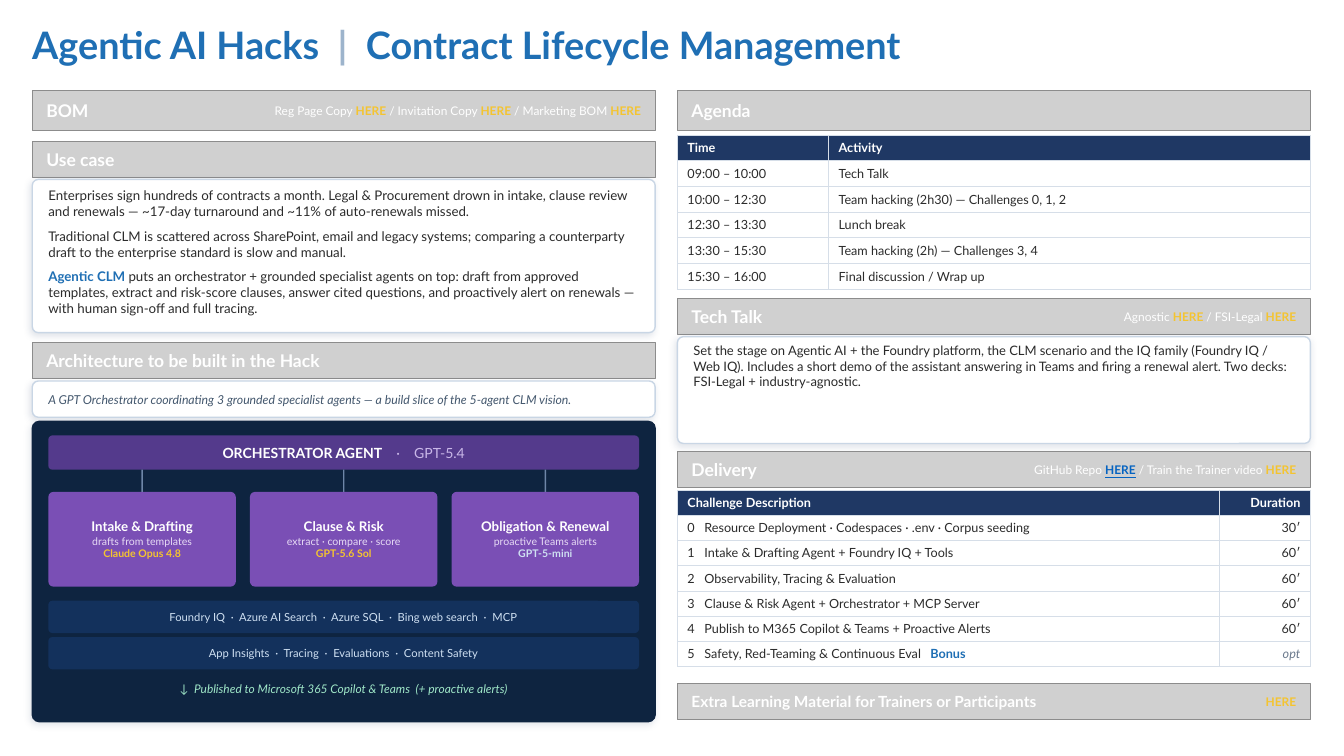
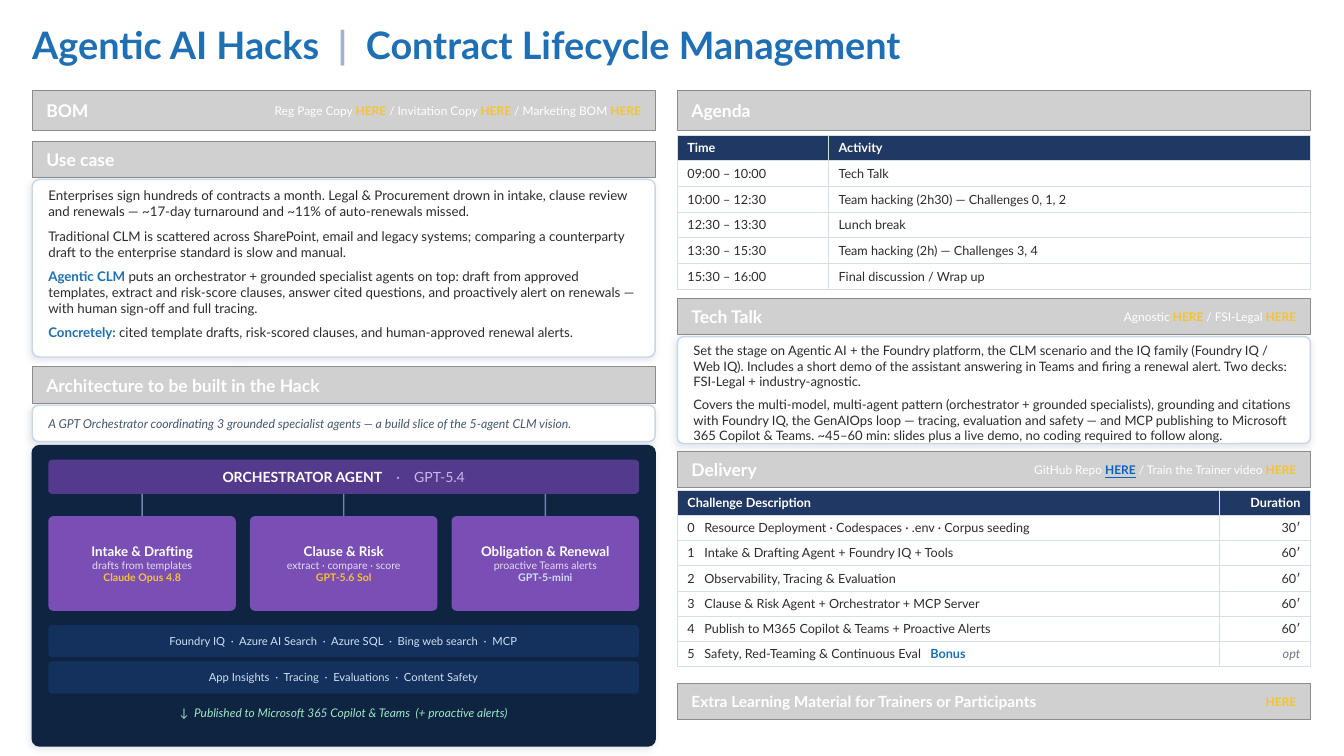
Before and after one commit to microsoft/MicroHack, a slide deck: slide 1 of 03-Azure/01-04-AI/04_Agentic_Contract_Lifecycle_Management/docs/marketing/CLM-Microhack-BOM.pptx. Drawn at 1344x756 pixels with LibreOffice and Linux fonts; fonts in the diff are those of the drawing; grey boxes stand for pictures; background and template pictures are left out. Boxes give left, top, right and bottom in pixels: in the first picture for what was removed or moved away, otherwise in the second. Text is boxed around its words. In the diff, an @@ line names an element or a change of style, - is before the commit and + after.

```diff
--- a/03-Azure/01-04-AI/04_Agentic_Contract_Lifecycle_Management/docs/marketing/CLM-Microhack-BOM.pptx
+++ b/03-Azure/01-04-AI/04_Agentic_Contract_Lifecycle_Management/docs/marketing/CLM-Microhack-BOM.pptx
@@ rounded rectangle: place and size @@
-rounded rectangle at (32, 179, 655, 333)
+rounded rectangle at (32, 179, 655, 357)
@@ text at (48, 327, 573, 340): paragraph added @@
+Concretely: cited template drafts, risk-scored clauses, and human-approved renewal alerts.
@@ text at (693, 399, 1290, 444): paragraph added @@
+Covers the multi-model, multi-agent pattern (orchestrator + grounded specialists), grounding and citations with Foundry IQ, the GenAIOps loop — tracing, evaluation and safety — and MCP publishing to Microsoft 365 Copilot & Teams. ~45–60 min: slides plus a live demo, no coding required to follow along.
@@ 9 texts, 8 rounded rectangles, 3 lines, 1 picture: place and size @@
-9 texts, 8 rounded rectangles, 3 lines, 1 picture at (32, 343, 655, 722)
+9 texts, 8 rounded rectangles, 3 lines, 1 picture at (32, 367, 655, 746)
```
